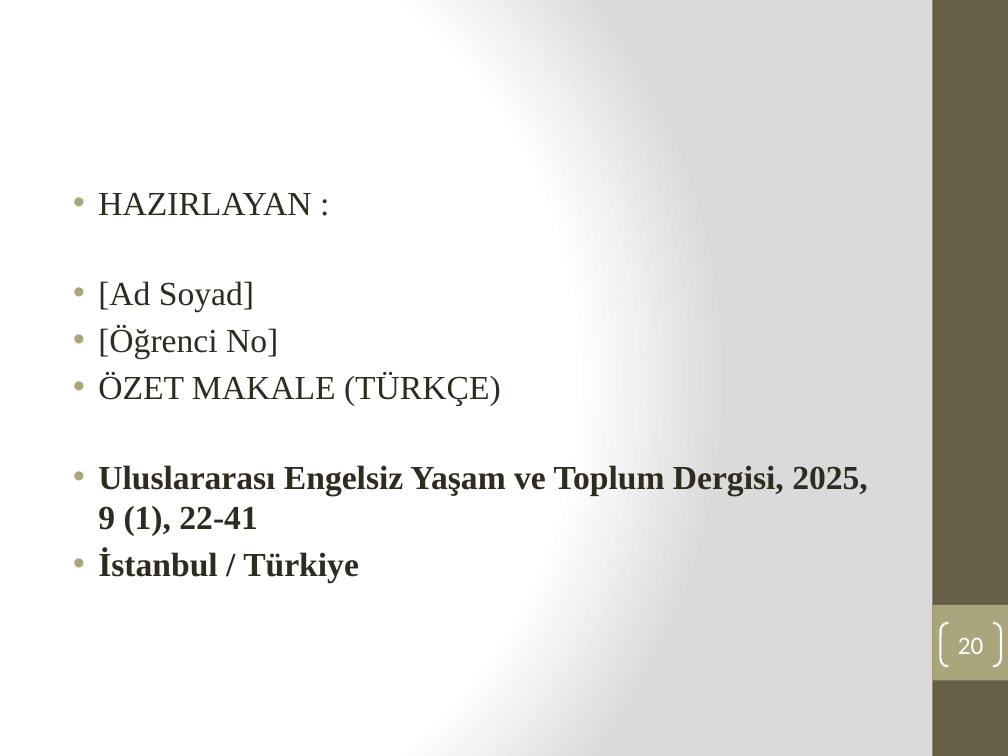
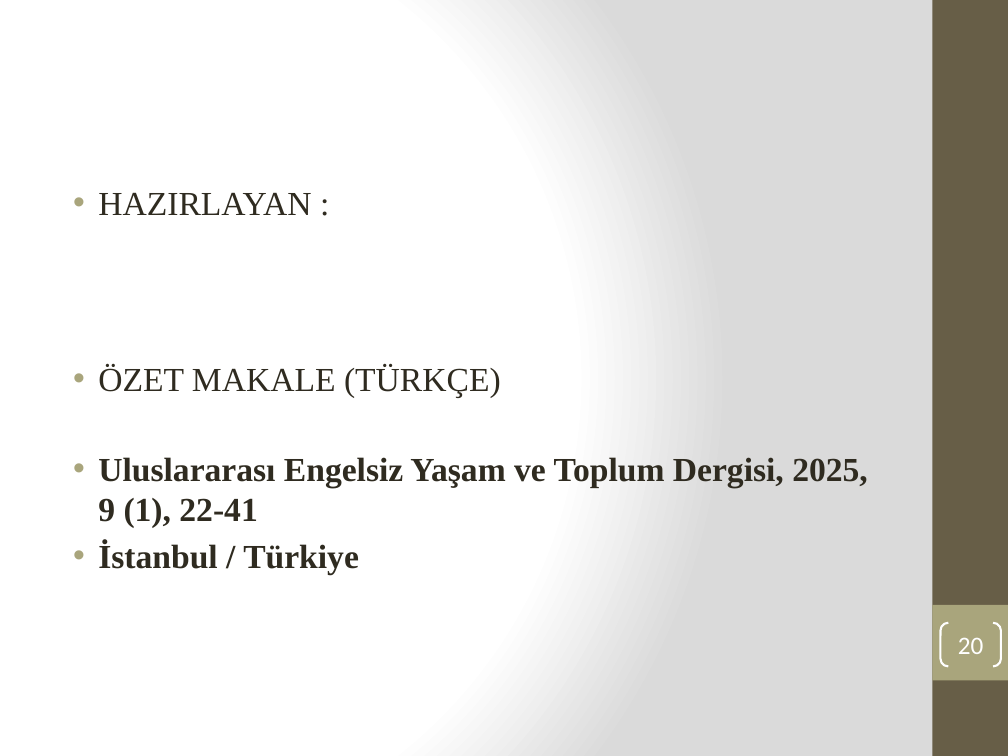
Before and after one commit to edipsahin20-tech/sahinerp, a slide deck: slide 20 of Makale2_Sosyal_Beceri_UDA_Ozet.pptx. Drawn at 1008x756 pixels with LibreOffice and Linux fonts; fonts in the diff are those of the drawing. Boxes give left, top, right and bottom in pixels: in the first picture for what was removed or moved away, otherwise in the second. Text is boxed around its words. In the diff, an @@ line names an element or a change of style, - is before the commit and + after.

```diff
--- a/Makale2_Sosyal_Beceri_UDA_Ozet.pptx
+++ b/Makale2_Sosyal_Beceri_UDA_Ozet.pptx
@@ text at (98,281,278,358): paragraphs removed @@
-• [Ad Soyad]
-• [Öğrenci No]
```
Also in this commit, not shown: 1 other file.
